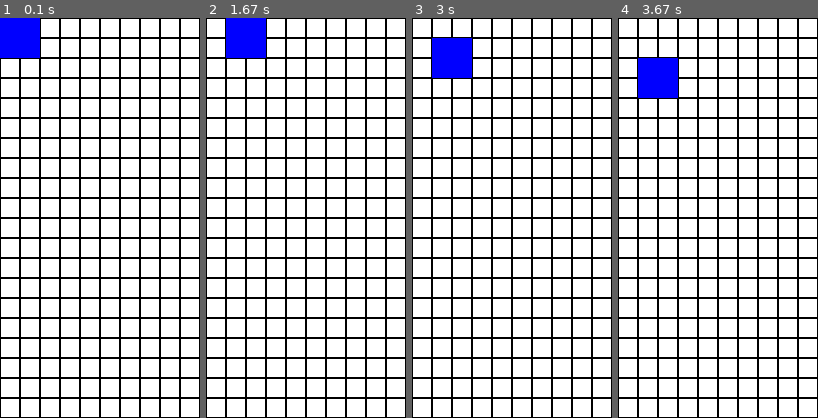
Above: before the commit, frames 1-4 (left to right).
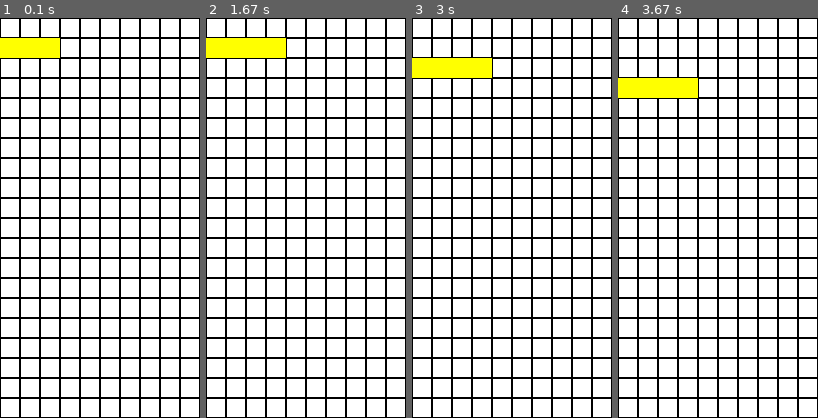
Above: after the commit, the same moments.

Repository: hoowlr13/Pygame
Game: pygame game, started from Tetris/main.py
Same seed, same stepped clock (60 frames per second), same inputs: the game is played once before the commit and once after it.
Inputs:
- Up to frame 1 (0.1 s): no input
- Up to frame 2 (1.67 s): hold Right 0.33-0.8 s; hold Right 0.83-1.3 s; hold Left from 1.33 s (still down)
- Up to frame 3 (3 s): release Left at 1.87 s; hold Down 1.9-2.2 s; hold Left 2.23-2.63 s; hold Right from 2.67 s (still down)
- Up to frame 4 (3.67 s): release Right at 3.3 s; hold Down from 3.33 s (still down)
The pictures show only the part of the screen within x 0-50%, y 0-50%; the shares and areas given below are measured in that part.

The runs differ from the first frame. In frame 1, 2.5% of the frame differs, in the area x 0-30%, y 0-10%; in frame 2, 3.0%, in the area x 0-40%, y 0-10%; in frame 3, 3.0%; in frame 4, 3.0%.

Commit message:
25_05_20 1주일차
코드 리펙토링? -> 변수명 깔끔하게, 설정들 따로뺌
테트로미노 구현완료

Diff:
--- a/Tetris/main.py
+++ b/Tetris/main.py
@@ -1,114 +1,122 @@
+# 할일 목록
+# drop구현 -> pygame에서 pg.event활용?
+# 한번 움직일때마다 블럭 순회돌며 이동할수있는지 확인-> on_block에서 이동하기전 다음위치 확인하기
 import pygame as pg
 from pygame.locals import *
 import os, time, random
+from typing import List
 
-# 테트리스는 가로 10 세로 40의 크기로 구성됨
-# 한 칸의 크기는 가로 20 세로 20으로 구성됨
-# 화면의 크기는 200, 800으로 구성
-#
+# -- 테트리스 블럭 설정 --
+BLOCK_SIZE = (20, 20)
+
+# -- 테트리스 블럭 색깔 설정 --
+BLOCK_COLOR = {
+    "BLUE": (0,0,255),
+    "YELLOW": (255,255,0),
+    "PURPLE": (128,0,128),
+    "RED": (255,0,0),
+    "GREEN": (0,128,0)
+}
+BLOCK_COLOR_RANDOM = random.choice(list(BLOCK_COLOR))
+
+# -- 테트리스 보드 설정 --
+FILLED_SIZE = 10, 20
+SCREEN_SIZE = 400, 800
+SCREEN_POS = SCREEN_POS_X , SCREEN_POS_Y = 900, 50
+
+class Tetrimino:
+    def __init__(self, name:str, block:List[List], color:tuple):
+        self.name = name
+        self.block = block
+        self.color = color
 class App:
-    def __init__(self): # 여기에 사용할 변수, 함수등 다넣어놓고 사용
+    def __init__(self):
+        # -- 게임시작 기본설정 --
         self._running = True
         self._display_surf = None
-        self.size = self.weight, self.height = 400, 800
-        self.board_x, self.board_y = 10, 20
-        self.EMPTY_board = 0
-        self.FILL_board = 1
-        self.board_state = [[self.EMPTY_board for _ in range(self.board_x)] for _ in range(self.board_y)] # 보드에있는 x, y를 격자 그리드로 설정하고
-        self.bweight, self.bheight = (20, 20)
+        self.SCREEN_SIZE = self.SCREEN_X, self.SCREEN_Y = SCREEN_SIZE
 
-        self.curren_piece = True # 나중에 블럭의 모양으로 변경경
-        self.block_check = False
-        # 보드의 상태를 나타내는 그리드 완성 후 키보드로 이동하며 블록이 격자안에 채워지면 상태 바꾸기
+        # -- 필드 기본설정 --
+        self.FILLED = self.FILLED_X, self.FILLED_Y = FILLED_SIZE
+        self.FILLED_EMPTY = 0
+        self.FILLED_FULL = 1
+        self.board_state = [[self.FILLED_EMPTY for _ in range(self.FILLED_X)] for _ in range(self.FILLED_Y)]
 
-        self.move = self.moveX, self.moveY = (0, 0)
+        # -- 블럭 기본설정 --
+        self.BLOCK = self.BLOCK_X, self.BLOCK_Y = 20, 20
+        self.BLOCK_CURRENT = None
+        self.mino = [
+            Tetrimino("I", [[-2,0], [-1,0], [0,0], [1,0]], BLOCK_COLOR_RANDOM),
+            Tetrimino("O", [[-1,-1], [0,-1], [-1,0], [0,0]], BLOCK_COLOR_RANDOM),
+            Tetrimino("L", [[1,-1], [-1,0], [0,0], [1,0]], BLOCK_COLOR_RANDOM),
+            Tetrimino("S", [[0,-1], [1,-1], [-1,0], [0,0]], BLOCK_COLOR_RANDOM),
+            Tetrimino("J", [[-1,-1], [-1,0], [0,0], [1,0]], BLOCK_COLOR_RANDOM),
+            Tetrimino("Z", [[-1,-1], [0,-1], [0,0], [1,0]], BLOCK_COLOR_RANDOM),
+            Tetrimino("T", [[0,-1], [-1,0], [0,0], [1,0]], BLOCK_COLOR_RANDOM)]
+
+
+        self.BLOCK_MOVE = self.BLOCK_MOVE_X, self.BLOCK_MOVE_Y = 20, 20
+
         self.curren_piece = self.board_state[0][0]
 
-        xPos = 900
-        yPos = 50
-        os.environ['SDL_VIDEO_WINDOW_POS'] = f"{xPos},{yPos}"
+        os.environ['SDL_VIDEO_WINDOW_POS'] = f"{SCREEN_POS_X},{SCREEN_POS_Y}"
 
 
 
-    def on_init(self): #
+    def on_init(self):
         pg.init() # 초기화
-        self._display_surf = pg.display.set_mode(self.size, pg.HWSURFACE | pg.DOUBLEBUF, vsync=1)
+        self._display_surf = pg.display.set_mode(self.SCREEN_SIZE, pg.HWSURFACE | pg.DOUBLEBUF, vsync=1)
         self._running = True
 
 
 
-    def on_event(self, event):
+    def on_event(self, event): #
         if event.type == pg.QUIT:
             self._running = False
 
+        keys = pg.key.get_pressed()
 
-        keys = pg.key.get_pressed()
-        if event.type == pg.KEYDOWN: # 연속으로 입력되는 문제 o
-            if keys[pg.K_LEFT] and self.moveX > 0:
+        if event.type == pg.KEYDOWN:
+            if keys[pg.K_LEFT] and self.BLOCK_MOVE_X > 0:
 
-                self.board_state[1][2] = self.FILL_board
-                self.moveX -= 20
-                print(f"{self.moveX} {self.moveY}")
-            elif keys[pg.K_RIGHT] and self.moveX < 180:
-                self.moveX += 20
+                self.BLOCK_MOVE_X -= 20
+            elif keys[pg.K_RIGHT] and self.BLOCK_MOVE_X < 180:
+                self.BLOCK_MOVE_X += 20
 
             elif keys[pg.K_DOWN]:
-                self.moveY += 20
-                print(self.board_state[(self.moveY//20)-2][(self.moveX//20)-2])
-            self.board_state[(self.moveY//20)-1][(self.moveX//20)-1] = self.FILL_board
+                self.BLOCK_MOVE_Y += 20
 
 
+    def on_filled(self, width = int, height = int): # 테트리스 보드 그리기
+
+        for i in range(width):
+            for j in range(height):
+                newRect = pg.Rect(i*self.BLOCK_X, j*self.BLOCK_Y, self.BLOCK_X, self.BLOCK_Y)
+                pg.draw.rect(self._display_surf, "black", newRect, 1)
 
 
-# key값을 return받아서 on_block에서 블럭을 이동
-# 리턴을 어떻게 받아야할까
+    def on_block(self, block_x, block_y): # 테트리스 이동시키는 함수
+        if self.BLOCK_CURRENT is None:
+            self.BLOCK_CURRENT = random.choice(self.mino)
 
+        if self.BLOCK_CURRENT is not None:
+            for block_pos in self.BLOCK_CURRENT.block:
+                x = (block_pos[0] + self.BLOCK_MOVE_X // self.BLOCK_X) * self.BLOCK_X
+                y = (block_pos[1] + self.BLOCK_MOVE_Y // self.BLOCK_Y) * self.BLOCK_Y
+                now_draw = pg.Rect(x, y, self.BLOCK_X, self.BLOCK_Y)
+                pg.draw.rect(self._display_surf, self.BLOCK_CURRENT.color, now_draw)
 
-    def on_board(self, width = int, height = int): # 테트리스 보드 그리기
-        self.bsize = self.bweight, self.bheight
-
-        for i in range(10):
-            for j in range(20):
-                newRect = pg.Rect(i*self.bweight, j*self.bheight, self.bweight, self.bheight)
-                pg.draw.rect(self._display_surf, "black", newRect, 1) # 그다음부터가
-
-
-    def on_block(self, event, bweight, bheight): # 테트리스 이동시키는 함수
-        self.current_type_rect = None # 현재 출력할 블록저장
-        block_type = ["I", "O"]
-
-        """"Z": 3,
-            "S": 4,
-            "J": 5,
-            "L": 6,
-            "T": 7"""
-
-
-        if not self.block_check:
-            select = random.choice(block_type)
-            self.block_check = True
-            self.current_type = select
-
-
-        if self.current_type == "I":
-            self.current_type_rect = pg.Rect(self.moveX, self.moveY, bweight, bheight*4)
-        elif self.current_type == "O":
-            self.current_type_rect = pg.Rect(self.moveX, self.moveY, bweight*2, bheight*2)
-
-        if self.current_type_rect: # draw
-            pg.draw.rect(self._display_surf, "blue", self.current_type_rect)
-            self.curren_piece = self.current_type
-
-        # 이 height가 0이될때까지 아래로 이동
-        # if not self.curren_piece:
+        # if time.perf_counter() > self.block_down + 1: # 수정필요
+        #     self.BLOCK_MOVE_Y += 20
+        #     self.block_down = time.perf_counter()
 
 
     def on_loop(self):
         pass
 
     def on_render(self):
-        if (self.moveY//20) > 20:
-            self.moveY += 20
+        if (self.BLOCK_MOVE_Y//20) > 20:
+            self.BLOCK_MOVE_Y += 20
         pg.display.flip()
 
     def on_cleanup(self):
@@ -124,10 +132,10 @@
             for event in pg.event.get():
                 self.on_event(event)
 
-            self.on_board()
+            self.on_filled(self.FILLED_X, self.FILLED_Y)
 
-            self.on_block(event, self.bweight, self.bheight)
-            self.curren_piece = True
+            self.on_block(self.BLOCK_X, self.BLOCK_Y)
+
 
             self.on_loop()
             self.on_render()
